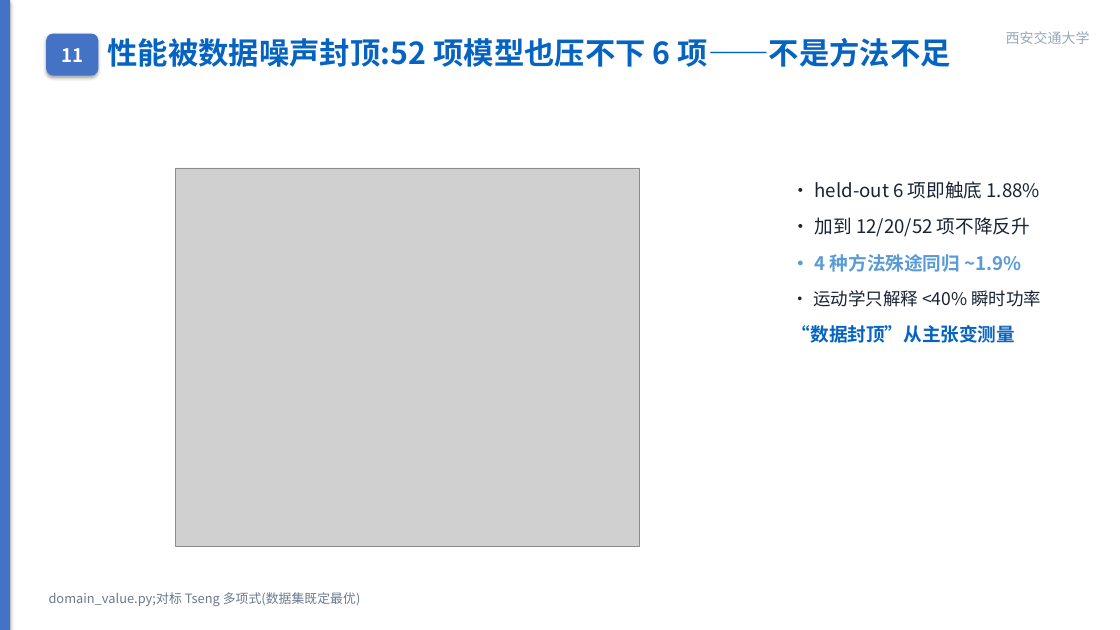
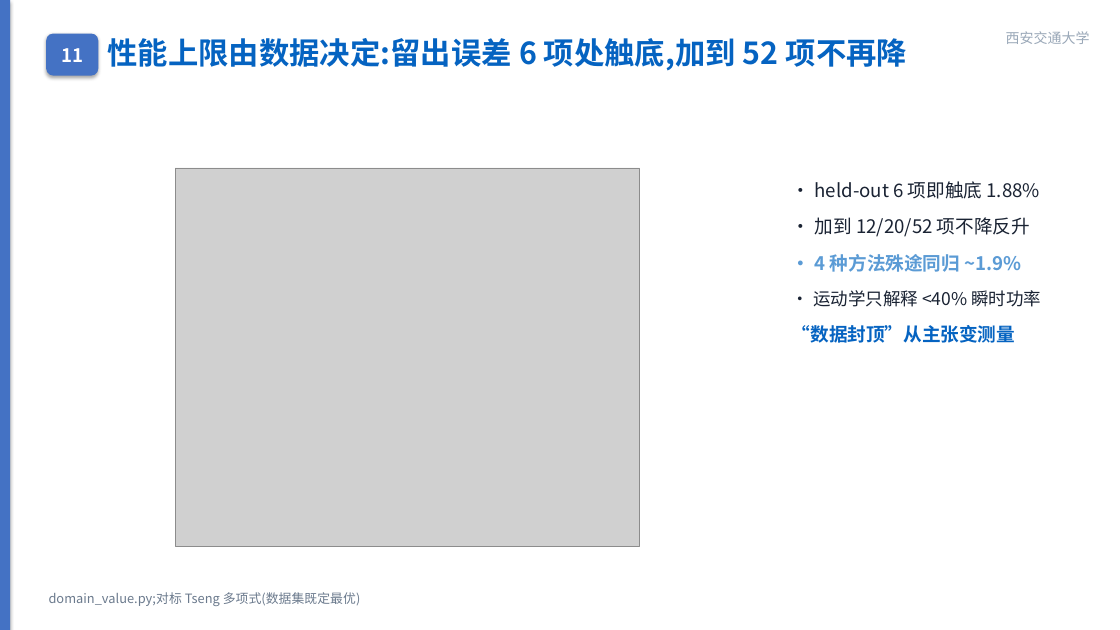
Before and after one commit to wbz0429/PathPlanningwithEnergy, a slide deck: slide 14 of autoresearch/energy_m100/experiments/midterm_defense.pptx. Drawn at 1120x630 pixels with LibreOffice and Linux fonts; fonts in the diff are those of the drawing; grey boxes stand for pictures. Boxes give left, top, right and bottom in pixels: in the first picture for what was removed or moved away, otherwise in the second. Text is boxed around its words. In the diff, an @@ line names an element or a change of style, - is before the commit and + after.

```diff
--- a/autoresearch/energy_m100/experiments/midterm_defense.pptx
+++ b/autoresearch/energy_m100/experiments/midterm_defense.pptx
@@ text at [107,38,907,71]: text changed @@
-性能被数据噪声封顶:52 项模型也压不下 6 项——不是方法不足
+性能上限由数据决定:留出误差 6 项处触底,加到 52 项不再降
```
Also in this commit, not shown: 2 other slides changed, 11 other files.
